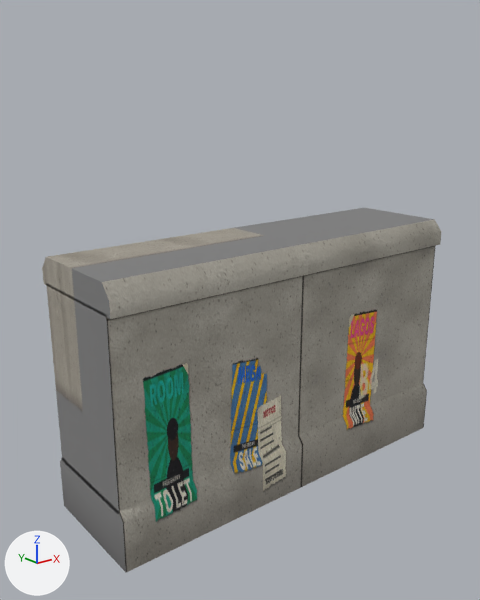
The glTF model src/assets/models/env_wall.glb: old version first, new version second.
The view is the same before and after, from a 50 mm lens placed at (-1.034, -1.195, 0.951), pointed at (-0.059, 0.023, 0.464). Lighting does not change. The marker at lower left points along +X, +Y and +Z. The older version comes first. Where no turn or scale is listed for an object, it has been applied to the vertices. Vertices at exactly the same position are counted once.

Names of what the first picture shows: 'env_wall_body'.
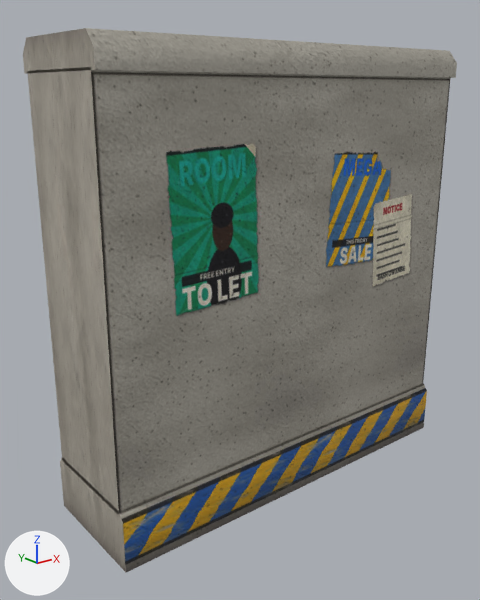
What differs and where, as boxes (x1, y1, x2, y2) in the pictures (480 x 600 px; the box of a moved part takes in the faces that stretch with it):
'env_wall_body', reshaped, surface changed (9% wider, 49% taller): before (42, 208, 441, 572); after (23, 28, 457, 572)
part 1 of me_env_wall_body, moved or reshaped: before (46, 246, 435, 513); after (27, 67, 450, 513)
part 2 of me_env_wall_body, moved or reshaped: before (42, 208, 441, 319); after (23, 28, 457, 78)
part 3 of me_env_wall_body, surface changed: before (42, 208, 441, 572); after (23, 28, 457, 572)

The change in detail:
me_env_wall_body is used by ob_env_wall_body; location (0.0, 0.0, 0.0).
me_env_wall_body had 38 vertices, 64 faces and spanned x -0.5..0.5, y -0.15..0.15, z 0.0..0.62.
me_env_wall_body now has 38 vertices, 64 faces and spans x -0.5..0.5, y -0.15..0.15, z 0.0..1.05.
me_env_wall_body part 1: the loose piece of 10 vertices spanning x -0.5..0.5, y -0.135..0.135, z 0.13..0.56 is scaled about its middle by (1, 1, 2), then moved by (0.0, 0.0, 0.215).
me_env_wall_body part 2: the loose piece of 14 vertices spanning x -0.5..0.5, y -0.15..0.15, z 0.555..0.62 is moved by (0.0, 0.0, 0.43).
me_env_wall_body part 3: texture (UV) coordinates of 64 of 64 faces, centred in x -0.5..0.5, y -0.15..0.15, z 0.0..0.62, changed; they spanned u 0.0..1.0, v 0.22..1.0 and now span u 0.0..1.0, v 0.3..1.0.
